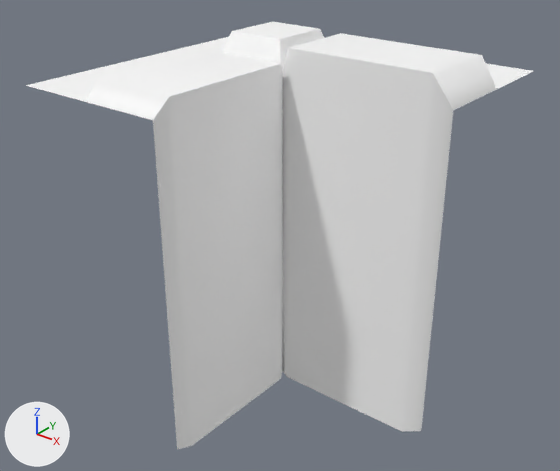
A saved change to the glTF model assets/synty/simple_fantasy/models/SF_Bld_Elven_Blockwall_Corner_01.glb.
Before and after are seen from a 50 mm lens placed at (0.0808, -0.1678, 0.152), pointed at (-0.0507, -0.0034, 0.0501). The axes (+X, +Y, +Z) are drawn at lower left. The lights are the same throughout.

The first picture shows 'SF_Bld_Elven_Blockwall_Corner_01'.
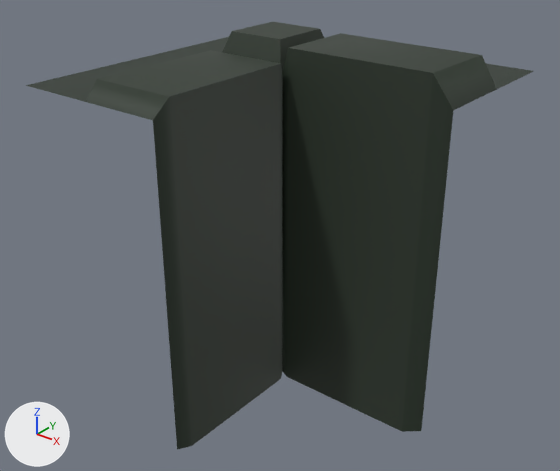
Diff of the bpy script that builds the scene:
```diff
--- a/assets/synty/simple_fantasy/models/SF_Bld_Elven_Blockwall_Corner_01.glb.py
+++ b/assets/synty/simple_fantasy/models/SF_Bld_Elven_Blockwall_Corner_01.glb.py
@@ img_undead_footman_01 @@
+img_undead_footman_01 = load_image('Undead_Footman_01', '_unpacked/Undead_Footman_01', 512, 512, 'sRGB')
@@ mat_lambert1 @@
 mat_lambert1 = principled_material('lambert1')
-mat_lambert1.base_color = (1.0, 1.0, 1.0)  # white #ffffff
+mat_lambert1.texture = img_undead_footman_01
 mat_lambert1.roughness = 0.553
```

Location of each change, (x1, y1, x2, y2) in pixels of the pictures (560 x 471 px):
'SF_Bld_Elven_Blockwall_Corner_01', surface changed (grey to black): (26, 22, 534, 449) in both
